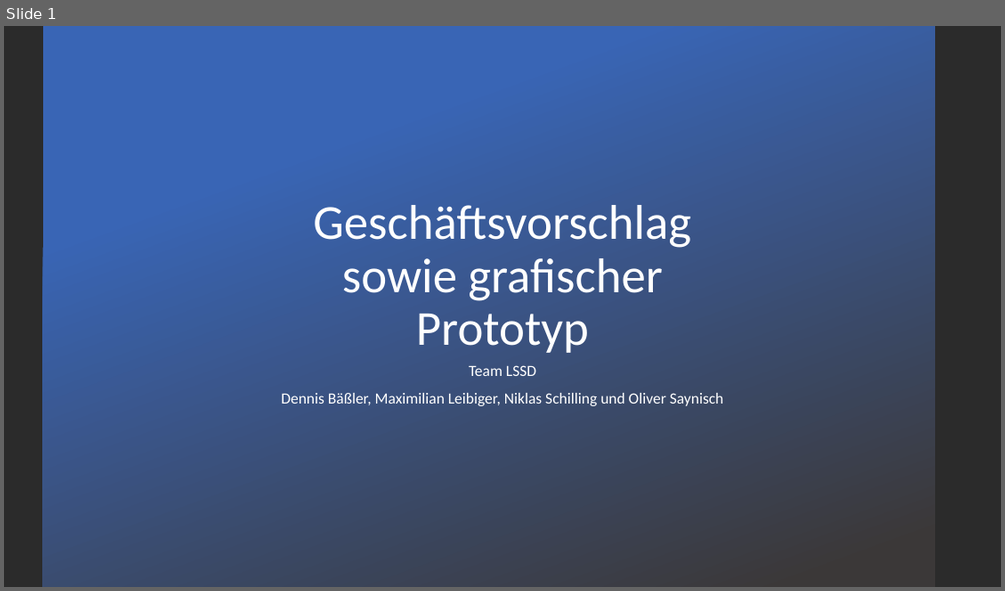
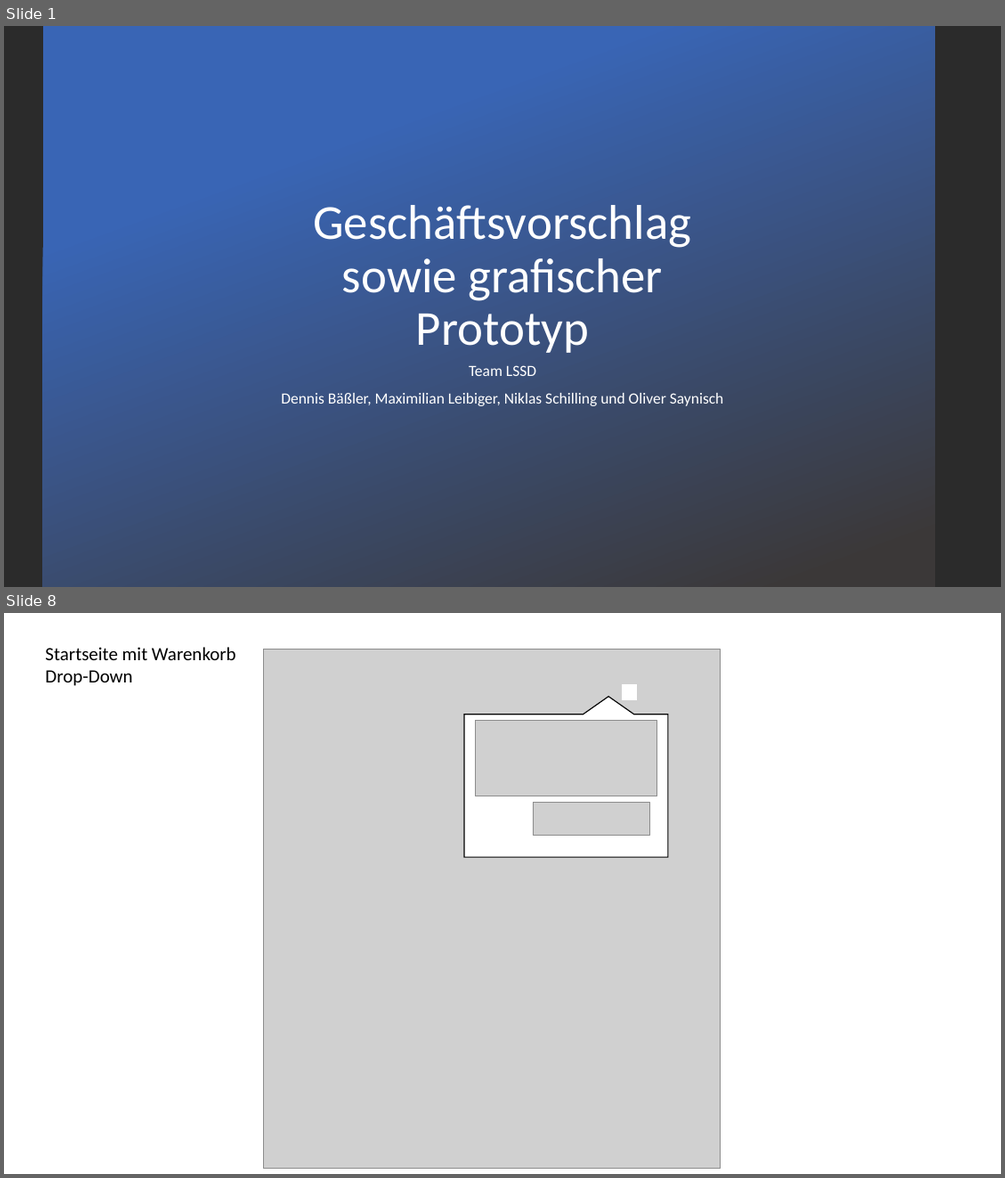
Before and after one commit to Sick0123/Pr_webAnw2, a slide deck: Geschäftsvorschlag sowie grafischer Prototyp.pptx. Shown one above the other, each under a label of ours: slide 1 before the commit, slides 1 and 8 after it; the slides between them are not shown. The pictures are 1005x591 and 1005x1178 pixels, drawn with LibreOffice and Linux fonts; fonts in the diff are those of the drawing; grey boxes stand for pictures; background and template pictures are left out; a plain dark background stands for a picture behind light text. Boxes give left, top, right and bottom in pixels: in the first picture for what was removed or moved away, otherwise in the second. Text is boxed around its words. In the diff, an @@ line names an element or a change of style, - is before the commit and + after.

```diff
--- a/Geschäftsvorschlag sowie grafischer Prototyp.pptx
+++ b/Geschäftsvorschlag sowie grafischer Prototyp.pptx
@@ slide 8 added at (x1=4, y1=613, x2=1001, y2=1174), background #FFFFFF @@
@@ text added at (x1=45, y1=647, x2=236, y2=686), 18 pt, text #000000 @@
+Startseite mit Warenkorb Drop-Down
@@ picture added at (x1=264, y1=649, x2=720, y2=1167) @@
@@ rectangle added at (x1=622, y1=685, x2=636, y2=700), fill #FFFFFF, outline #FFFFFF 1 pt @@
@@ speech box added at (x1=465, y1=714, x2=668, y2=857), fill #FFFFFF, outline #000000 1 pt @@
@@ picture added at (x1=475, y1=721, x2=657, y2=796) @@
@@ picture added at (x1=533, y1=803, x2=649, y2=835) @@
```
Also in this commit, not shown: 12 other slides added, 7 slides removed, 2 other files.
